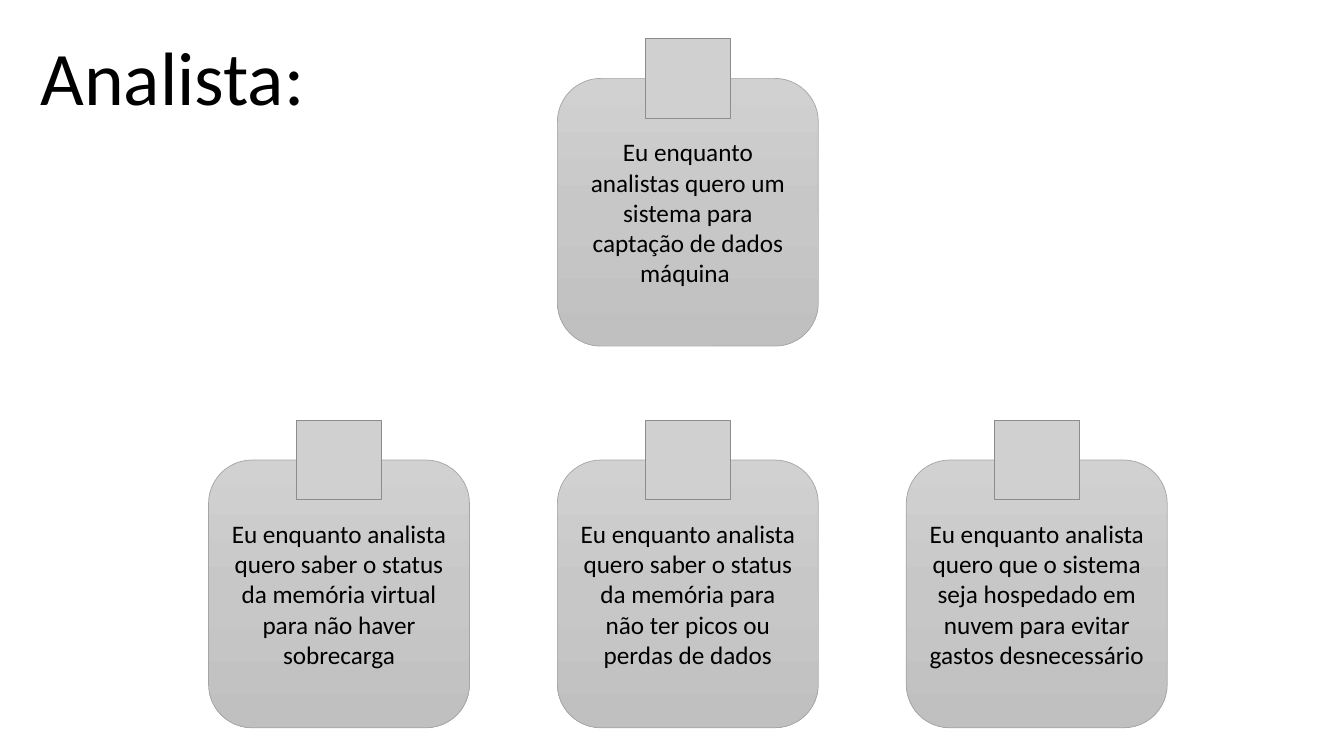
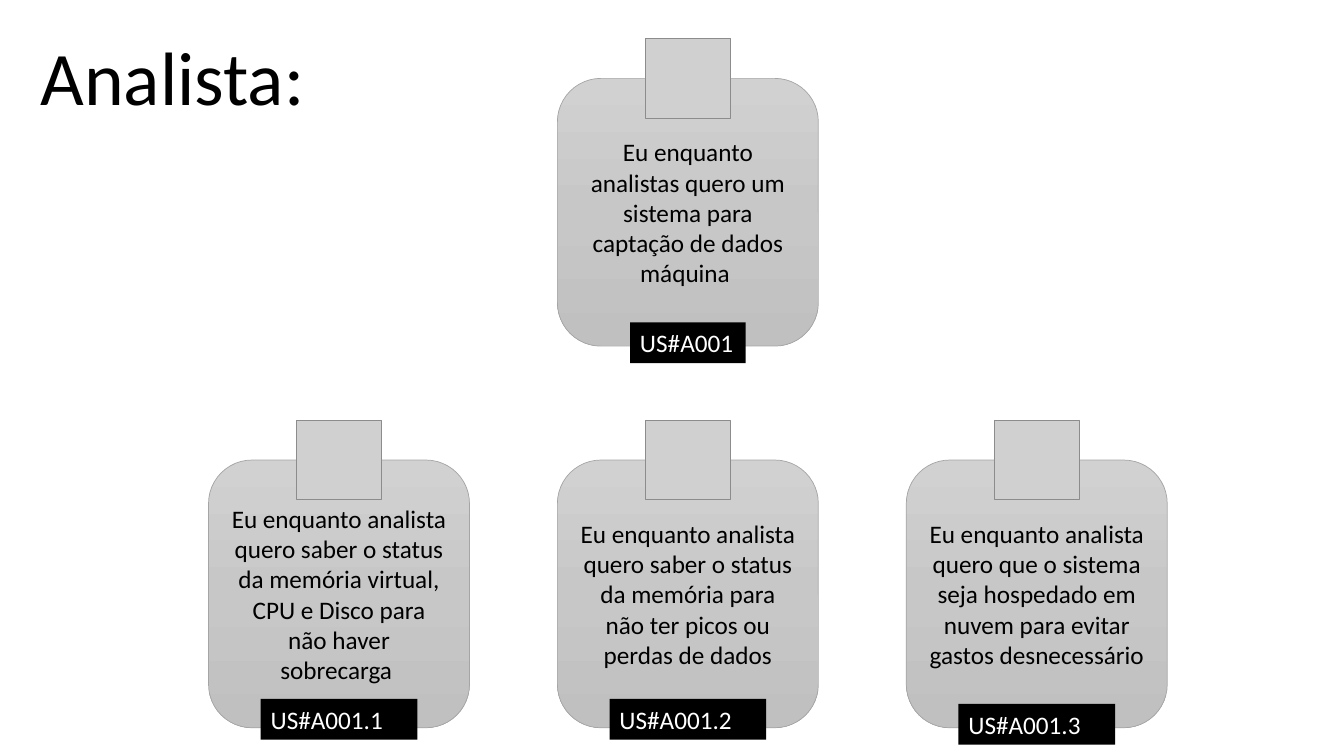
Before and after one commit to bandtec-grupoteste-2020-2/grupo-05-ccoa-20201, a slide deck: slide 4 of Projeto SIX MIND/Documentação/User Story - Six Minds.pptx. Drawn at 1344x756 pixels with LibreOffice and Linux fonts; fonts in the diff are those of the drawing; grey boxes stand for pictures. Boxes give left, top, right and bottom in pixels: in the first picture for what was removed or moved away, otherwise in the second. Text is boxed around its words. In the diff, an @@ line names an element or a change of style, - is before the commit and + after.

```diff
--- a/Projeto SIX MIND/Documentação/User Story - Six Minds.pptx
+++ b/Projeto SIX MIND/Documentação/User Story - Six Minds.pptx
@@ rectangle added at [630, 323, 746, 363], fill #000000, 18 pt, text #FFFFFF @@
+US#A001
@@ text in rounded rectangle at [232, 510, 446, 684]: text changed @@
-Eu enquanto analista quero saber o status da memória virtual para não haver sobrecarga
+Eu enquanto analista quero saber o status da memória virtual, CPU e Disco para não haver sobrecarga
@@ rectangle added at [261, 699, 417, 739], fill #000000, 18 pt, text #FFFFFF @@
+US#A001.1
@@ rectangle added at [610, 699, 766, 739], fill #000000, 18 pt, text #FFFFFF @@
+US#A001.2
@@ rectangle added at [959, 704, 1115, 744], fill #000000, 18 pt, text #FFFFFF @@
+US#A001.3
```
Also in this commit, not shown: 2 other slides changed, 1 other file.
